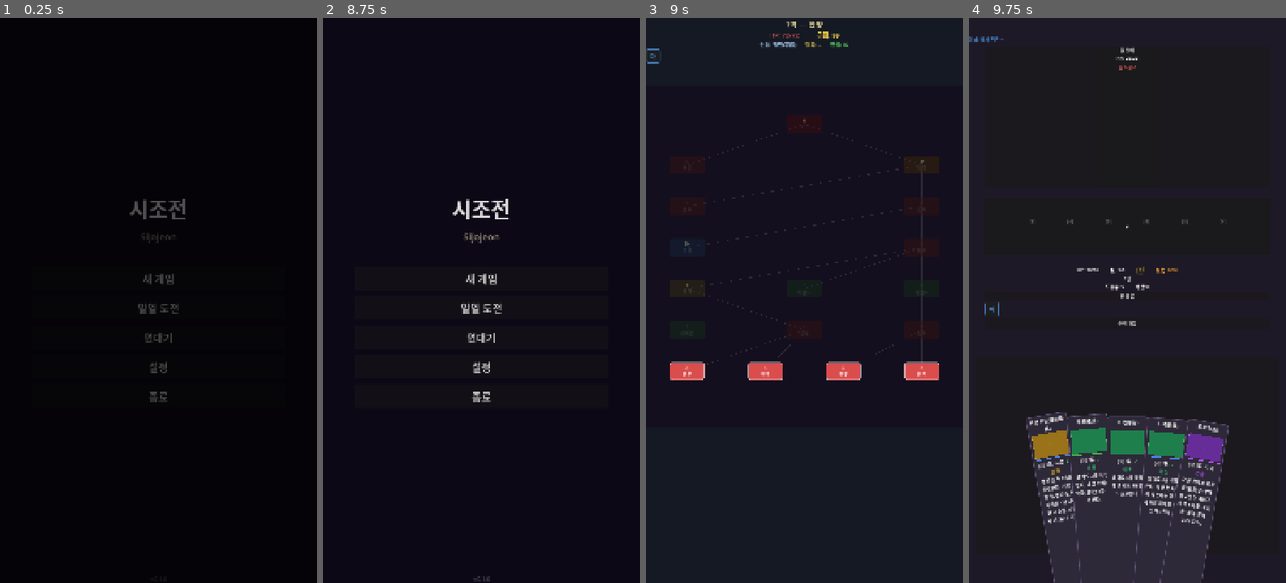
Above: before the commit, frames 1-4 (left to right).
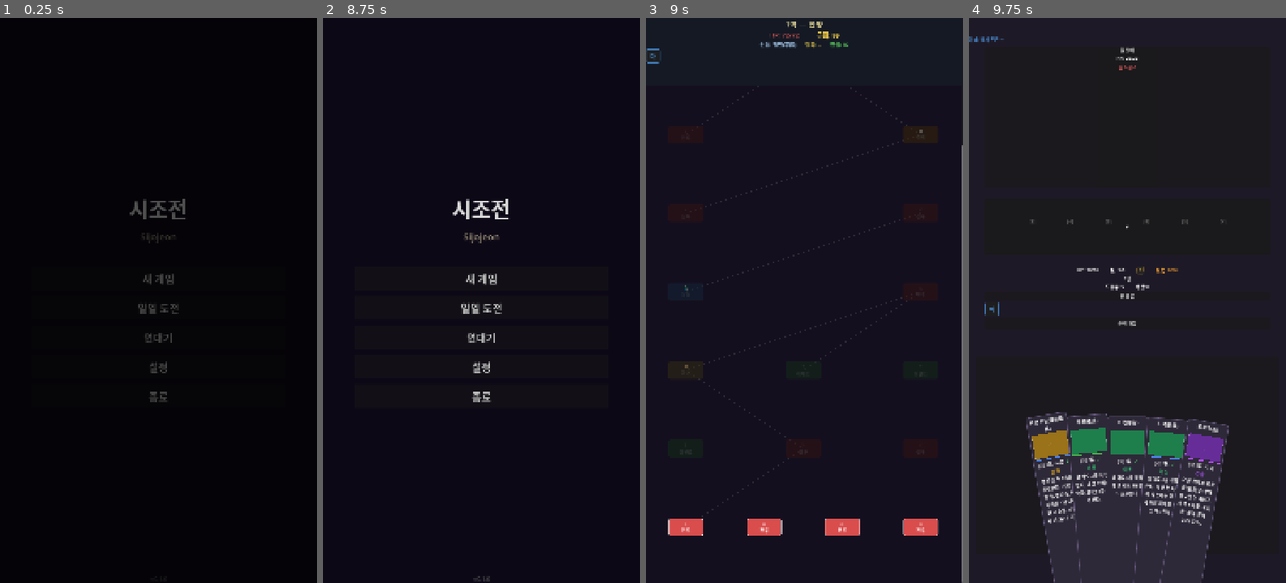
Above: after the commit, the same moments.

Repository: dongmin1213/Sijojeon
Game: Godot game, scene res://scenes/title/title_screen.tscn
Same seed, same stepped clock (60 frames per second), same inputs: the game is played once before the commit and once after it.
Inputs:
- Up to frame 1 (0.25 s): no input
- Up to frame 2 (8.75 s): click "새 게임" at 0.5 s; click "튜토리얼 시작" at 1.25 s; click "▼" at 2 s; click "다음" at 2.75 s; click "다음" at 3.5 s; click "튜토리얼 건너뛰기" at 4.25 s; click "뒤로" at 5 s; click "새 게임" at 5.75 s; click "업적 (0/32)" at 6.5 s; click "닫기" at 7.25 s; click "뒤로" at 8 s
- Up to frame 3 (9 s): click "일일 도전" at 8.75 s
- Up to frame 4 (9.75 s): click "⚔ 전투" at 9.5 s

Frames 1-2 are identical in both runs. In frame 3, 4.3% of the frame differs, in the area x 6-100%, y 12-100%; in frame 4, nothing differs.

Commit message:
지도 상단 빈 공간 과다 수정 — 행 간격 동적 계산 (ZER-167)
뷰포트 높이에 맞춰 row_spacing을 동적으로 계산하여 노드가
화면에 균등 분포되도록 변경. 최소 간격은 기존 BASE_ROW_SPACING으로 보장.

Co-Authored-By: Paperclip <noreply@paperclip.ing>
Co-Authored-By: Claude Opus 4.6 <noreply@anthropic.com>

Diff:
--- a/scenes/map/run_map.gd
+++ b/scenes/map/run_map.gd
@@ -122,15 +122,26 @@
 func _build_map() -> void:
 	var run_map := GameManager.run_data.run_map
 	var viewport_width: float = get_viewport_rect().size.x
+	var viewport_height: float = get_viewport_rect().size.y
 	var scale_factor: float = viewport_width / BASE_VIEWPORT_WIDTH
 
 	# 스케일링된 상수
 	var node_size := BASE_NODE_SIZE * scale_factor
-	var row_spacing := BASE_ROW_SPACING * scale_factor
 	var padding_x := BASE_MAP_PADDING_X * scale_factor
 	var padding_top := BASE_MAP_PADDING_TOP * scale_factor
 	var padding_bottom := BASE_MAP_PADDING_BOTTOM * scale_factor
 	var font_size := int(16.0 * scale_factor)
+
+	# 행 간격: 뷰포트 높이에 맞춰 동적 계산 (노드가 화면에 균등 분포)
+	var available_height: float = viewport_height - padding_top - padding_bottom - node_size.y
+	var row_spacing: float
+	if run_map.total_rows > 1:
+		row_spacing = available_height / (run_map.total_rows - 1)
+	else:
+		row_spacing = 0.0
+	# 최소 간격 보장
+	var min_row_spacing: float = BASE_ROW_SPACING * scale_factor
+	row_spacing = maxf(row_spacing, min_row_spacing)
 
 	# 맵 전체 높이 계산 (아래에서 위로: row 0 = 하단, boss = 상단)
 	var total_height: float = padding_top + padding_bottom + (run_map.total_rows - 1) * row_spacing + node_size.y
